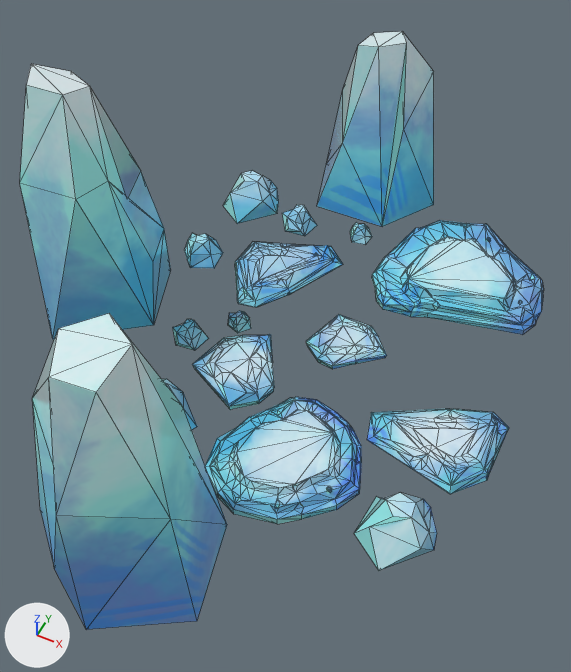
The glTF model yellow_submarine/public/models/scenes/banquise.glb, before and after one commit.
Camera for both pictures: a 50 mm lens placed at (23.4, -51.3, 62.0), pointed at (1.2, -6.8, 6.4). Arrows for +X, +Y and +Z are at lower left; the lights stay in place. Mesh edges are drawn as thin lines. Vertices at the same position are counted once.

Names of what the first picture shows: 'Banquise'.
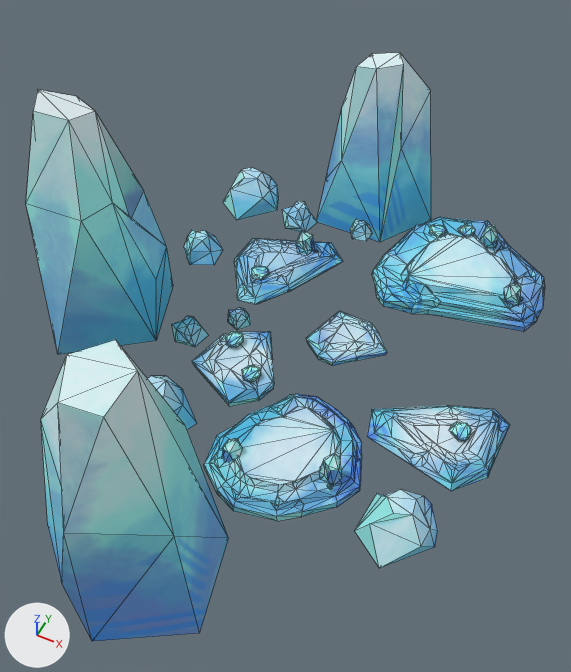
Changed parts and their boxes (x1, y1, x2, y2) in the pictures (571 x 672 px; the box of a moved part takes in the faces that stretch with it):
'Banquise', recoloured, reshaped
    before: (20, 31, 544, 629)
    after: (26, 53, 545, 641)
part 1 of me_cube_026, moved or reshaped
    before: (282, 205, 317, 236)
    after: (282, 201, 317, 232)
part 2 of me_cube_026, moved or reshaped
    before: (235, 242, 343, 307)
    after: (234, 238, 343, 304)
part 3 of me_cube_026, moved or reshaped
    before: (162, 379, 197, 430)
    after: (148, 376, 197, 430)
part 4 of me_cube_026, moved or reshaped
    before: (173, 319, 209, 350)
    after: (172, 316, 208, 347)
part 5 of me_cube_026, moved or reshaped
    before: (228, 311, 251, 333)
    after: (228, 307, 251, 330)
part 6 of me_cube_026, moved or reshaped
    before: (223, 171, 279, 224)
    after: (223, 167, 279, 220)
part 7 of me_cube_026, moved or reshaped
    before: (184, 233, 223, 268)
    after: (184, 230, 223, 265)
part 8 of me_cube_026, moved or reshaped
    before: (20, 64, 171, 339)
    after: (26, 90, 173, 354)
part 9 of me_cube_026, moved or reshaped
    before: (372, 220, 544, 335)
    after: (372, 217, 545, 332)
part 10 of me_cube_026, moved or reshaped
    before: (306, 314, 387, 369)
    after: (306, 311, 387, 366)
part 11 of me_cube_026, moved or reshaped
    before: (317, 31, 434, 227)
    after: (317, 53, 431, 242)
part 12 of me_cube_026, moved or reshaped
    before: (350, 222, 372, 245)
    after: (350, 219, 373, 241)
part 13 of me_cube_026, moved or reshaped
    before: (192, 334, 274, 410)
    after: (192, 331, 274, 407)
part 14 of me_cube_026, moved or reshaped
    before: (367, 409, 509, 494)
    after: (367, 406, 510, 491)
part 15 of me_cube_026, moved or reshaped
    before: (354, 492, 437, 570)
    after: (354, 489, 438, 568)
part 16 of me_cube_026, moved or reshaped
    before: (32, 313, 227, 629)
    after: (41, 340, 229, 641)
part 17 of me_cube_026, moved or reshaped
    before: (205, 397, 361, 524)
    after: (204, 231, 472, 521)
part 18 of me_cube_026, added (cyan)
    after: (429, 224, 521, 307)

The change, as a diff of the scene's bpy script:
```diff
--- a/yellow_submarine/public/models/scenes/banquise.glb.py
+++ b/yellow_submarine/public/models/scenes/banquise.glb.py
@@ mat_material @@
 n0 = _N.new('ShaderNodeBsdfPrincipled'); n0.name = 'Principled BSDF'
-n0.inputs[2].default_value = 0.0  # 'Roughness'
+n0.inputs[2].default_value = 1.0  # 'Roughness'
 n1 = _N.new('ShaderNodeOutputMaterial'); n1.name = 'Material Output'
+n3 = _N.new('ShaderNodeMix'); n3.name = 'Mix'
+n3.data_type = 'RGBA'
+n3.blend_type = 'MULTIPLY'
+n3.inputs[0].default_value = 1.0  # 'Factor'
+n4 = _N.new('ShaderNodeVertexColor'); n4.name = 'Color Attribute'
 n2 = _N.new('ShaderNodeTexImage'); n2.name = 'Image Texture'
@@ mat_material @@
 _L.new(n0.outputs[0], n1.inputs[0])  # 'BSDF' to 'Surface'
-_L.new(n2.outputs[0], n0.inputs[0])  # 'Color' to 'Base Color'
+_L.new(n3.outputs[2], n0.inputs[0])  # 'Result' to 'Base Color'
+_L.new(n4.outputs[0], n3.inputs[7])  # 'Color' to 'B'
+_L.new(n2.outputs[0], n3.inputs[6])  # 'Color' to 'A'
@@ me_cube_026 @@
 # used by ob_banquise; location = (0.0, 0.0, 0.0)
-me_cube_026.from_pydata(...)  # 1029 vertices, 1970 faces; spans x -28.6..22.9, y -36.4..32.6, z -0.5..26.7
+me_cube_026.from_pydata(...)  # 1215 vertices, 2298 faces; spans x -28.6..22.9, y -36.4..32.6, z -2.7..24.2
+# me_cube_026 part 1: the loose piece of 18 vertices spanning x -9.9..-5.8, y 12.8..16.9, z 0.3..2.8 is moved by (0.0, 0.0, 0.5)
+# me_cube_026 part 2: the loose piece of 99 vertices spanning x -11.4..-0.2, y 0.0..12.7, z -0.1..1.6 is moved by (0.0, 0.0, 0.5)
+# me_cube_026 part 3: the loose piece of 18 vertices spanning x -11.0..-3.7, y -20.0..-12.9, z 0.0..4.5 is moved by (0.0, 0.0, 0.5)
+# me_cube_026 part 4: the loose piece of 18 vertices spanning x -12.0..-8.4, y -8.0..-4.5, z 0.0..2.2 is moved by (0.0, 0.0, 0.5)
+# me_cube_026 part 5: the loose piece of 18 vertices spanning x -7.7..-5.1, y -3.6..-1.1, z 0.0..1.6 is moved by (0.0, 0.0, 0.5)
+# me_cube_026 part 6: the loose piece of 18 vertices spanning x -17.9..-11.2, y 11.9..19.3, z 0.0..4.3 is moved by (0.0, 0.0, 0.5)
+# me_cube_026 part 7: the loose piece of 18 vertices spanning x -17.6..-13.2, y 2.8..7.6, z 0.0..2.8 is moved by (0.0, 0.0, 0.5)
+# me_cube_026 part 8: the loose piece of 18 vertices spanning x -28.6..-14.5, y -12.9..1.5, z -0.2..26.7 is moved by (0.0, 0.0, -2.5)
+# me_cube_026 part 9: the loose piece of 202 vertices spanning x 3.4..21.8, y 6.5..25.0, z -0.5..2.5 is moved by (0.0, 0.0, 0.5)
+# me_cube_026 part 10: the loose piece of 59 vertices spanning x 1.2..9.2, y -3.7..3.2, z 0.0..1.2 is moved by (0.0, 0.0, 0.5)
+# me_cube_026 part 11: the loose piece of 18 vertices spanning x -10.1..5.2, y 19.2..32.6, z -0.1..20.3 is moved by (0.0, 0.0, -2.5)
+# me_cube_026 part 12: the loose piece of 18 vertices spanning x -1.8..0.8, y 14.9..17.8, z 0.1..1.8 is moved by (0.0, 0.0, 0.5)
+# me_cube_026 part 13: the loose piece of 59 vertices spanning x -7.7..1.0, y -12.8..-2.7, z 0.0..1.5 is moved by (0.0, 0.0, 0.5)
+# me_cube_026 part 14: the loose piece of 99 vertices spanning x 10.5..22.9, y -12.1..-1.6, z -0.5..1.2 is moved by (0.0, 0.0, 0.5)
+# me_cube_026 part 15: the loose piece of 18 vertices spanning x 14.0..20.7, y -21.6..-14.2, z 0.0..4.3 is moved by (0.0, 0.0, 0.5)
+# me_cube_026 part 16: the loose piece of 18 vertices spanning x -8.1..5.9, y -36.4..-21.2, z -0.2..26.7 is moved by (0.0, 0.0, -2.5)
+# me_cube_026 part 17: 222 vertices removed from x -1.0..12.9, y -22.4..-8.4, z 0.0..2.3; 340 vertices added at x -8.2..20.0, y -22.4..10.7, z 0.5..4.6
+# me_cube_026 part 18: 68 vertices added at x 6.7..19.5, y 11.1..22.0, z 1.5..4.3
 me_cube_026.materials.append(mat_material)
```
